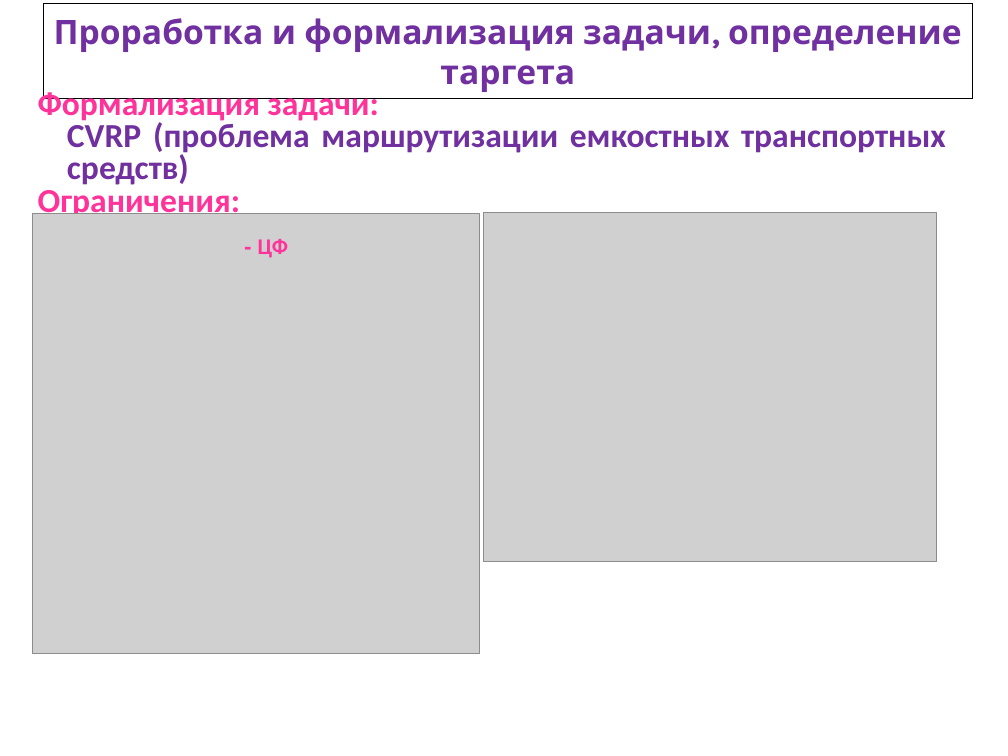
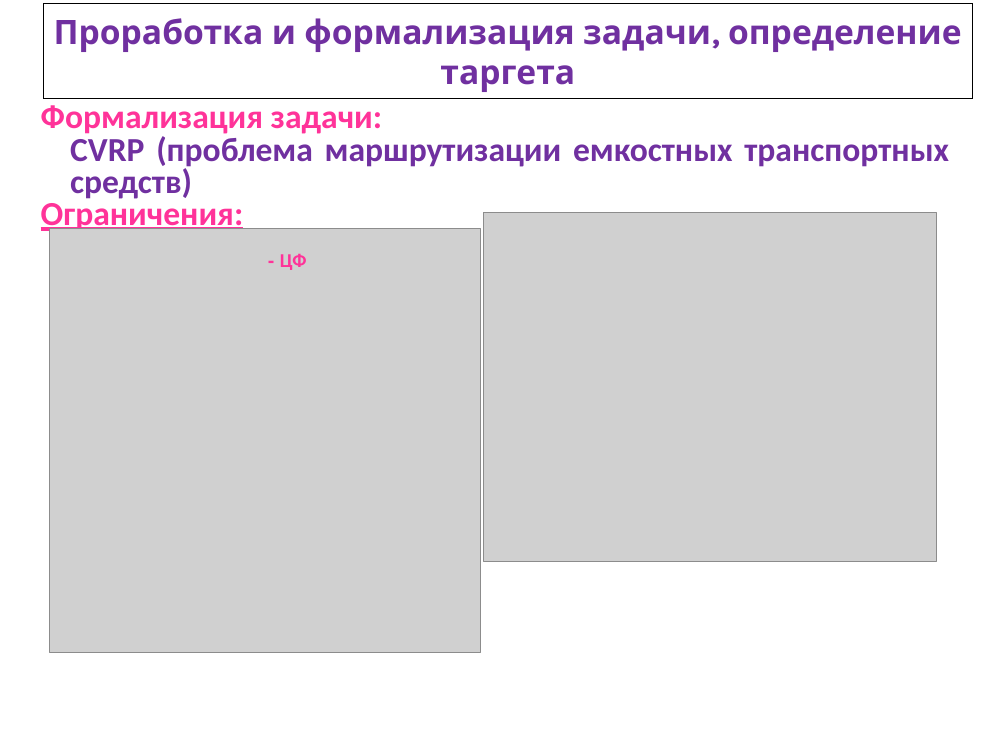
Before and after one commit to Bugdol/wild3, a slide deck: slide 3 of Презентация Долуханян.ppt. Drawn at 1008x756 pixels with LibreOffice and Linux fonts; fonts in the diff are those of the drawing; grey boxes stand for pictures; background and template pictures are left out. Boxes give left, top, right and bottom in pixels: in the first picture for what was removed or moved away, otherwise in the second. Text is boxed around its words. In the diff, an @@ line names an element or a change of style, - is before the commit and + after.

```diff
--- a/Презентация Долуханян.ppt
+++ b/Презентация Долуханян.ppt
@@ text "Формализация задачи:" rewrapped from (x1=38, y1=87, x2=946, y2=220) to (x1=41, y1=105, x2=949, y2=234) @@
@@ picture resized from (x1=32, y1=214, x2=480, y2=653) to (x1=49, y1=229, x2=480, y2=652) @@
@@ text "- ЦФ" moved from (x1=258, y1=239, x2=288, y2=258) to (x1=280, y1=254, x2=307, y2=270) @@
@@ text "- ЦФ" at (x1=280, y1=254, x2=307, y2=270): size 16 to 14 pt @@
```
Also in this commit, not shown: 2 other slides changed.
